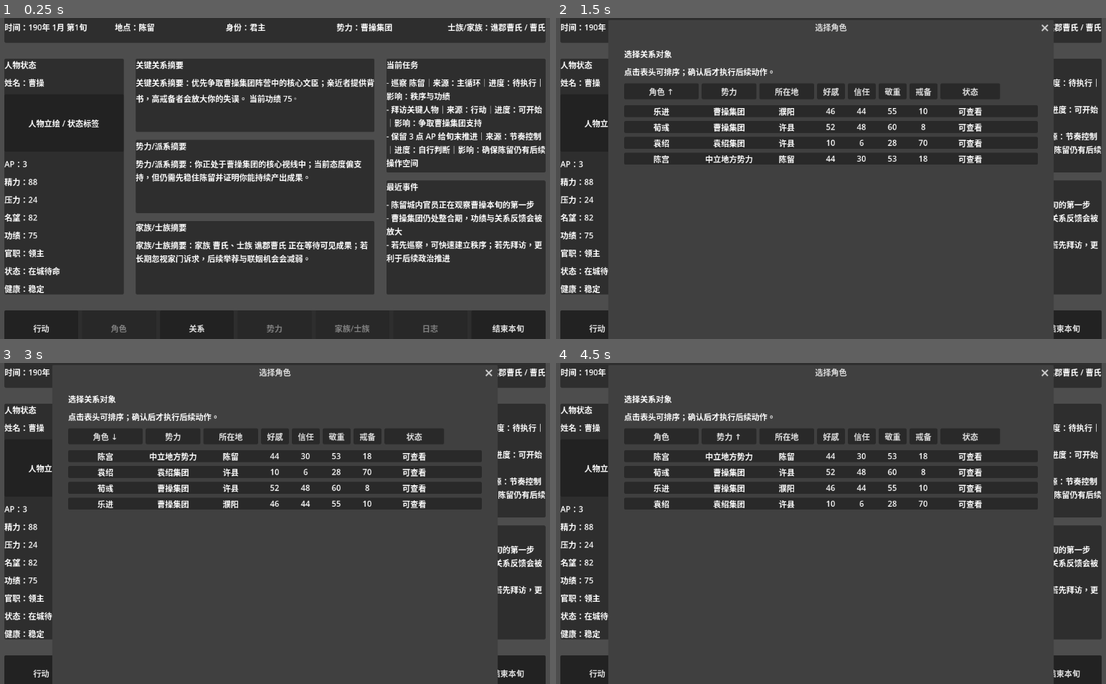
Above: before the commit, frames 1-4 (two rows, left to right).
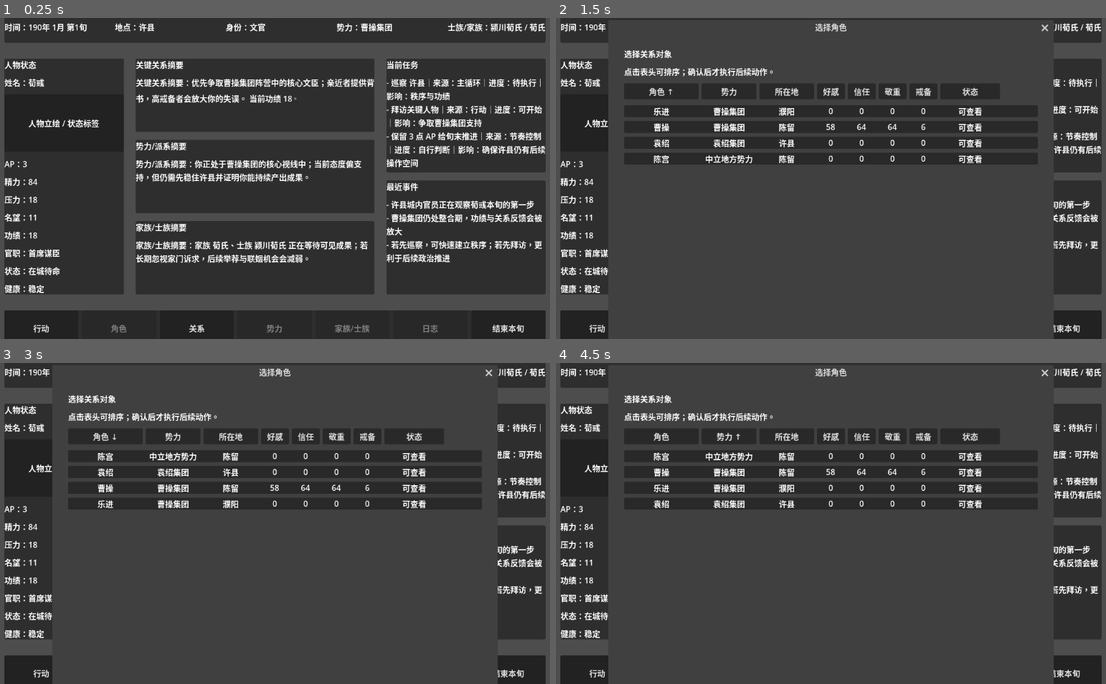
Above: after the commit, the same moments.

Repository: brand6/three-kingdoms-simulator
Game: Godot game, scene res://scenes/main/MainScene.tscn
Two runs of this game, one before a commit and one after it. Both use one fixed random seed, a clock stepped at 60 frames per second and the inputs below.
Inputs:
- Up to frame 1 (0.25 s): no input
- Up to frame 2 (1.5 s): click "行动" at 0.5 s; click "关系" at 1.25 s
- Up to frame 3 (3 s): click "结束本旬" at 2 s; click "角色 ↑" at 2.75 s
- Up to frame 4 (4.5 s): click "角色 ↓" at 3.5 s; click "势力" at 4.25 s

The runs differ from the first frame. In frame 1, 0.8% of the frame differs, in the area x 5-98%, y 1-75%; in frame 2, 0.7%; in frame 3, 0.7%; in frame 4, 0.7%.

Commit message:
feat(02.1-04): load phase 2.1 resources into session bootstrap

Diff:
--- a/three-kingdoms-simulator/scripts/autoload/DataRepository.gd
+++ b/three-kingdoms-simulator/scripts/autoload/DataRepository.gd
@@ -2,12 +2,18 @@
 
 const RUNTIME_RELATION_STATE_SCRIPT := preload("res://scripts/runtime/RuntimeRelationState.gd")
 const GAME_SESSION_SCRIPT := preload("res://scripts/runtime/GameSession.gd")
+const PLAYER_CAREER_STATE_SCRIPT := preload("res://scripts/runtime/PlayerCareerState.gd")
 
 const PHASE1_SCENARIO_ID := "scenario_190_smoke"
 
 var _loader := JsonDefinitionLoader.new()
 var _repository := ScenarioRepository.new()
 var _is_loaded: bool = false
+var _offices_by_id: Dictionary = {}
+var _task_templates_by_id: Dictionary = {}
+var _task_pool_rules_by_id: Dictionary = {}
+var _promotion_rules_by_id: Dictionary = {}
+var _setup_patches_by_id: Dictionary = {}
 
 
 func load_phase1_smoke_sample() -> void:
@@ -20,6 +26,7 @@
 		return
 
 	_repository.ingest_dataset(dataset)
+	_load_phase21_resources()
 	_is_loaded = true
 
 
@@ -37,6 +44,45 @@
 
 func get_city(id: String) -> Variant:
 	return _repository.get_city(id)
+
+
+func get_office(id: String) -> Variant:
+	return _offices_by_id.get(id)
+
+
+func get_task_template(id: String) -> Variant:
+	return _task_templates_by_id.get(id)
+
+
+func get_task_pool_rule(id: String) -> Variant:
+	return _task_pool_rules_by_id.get(id)
+
+
+func get_promotion_rule(id: String) -> Variant:
+	return _promotion_rules_by_id.get(id)
+
+
+func get_setup_patch(id: String) -> Variant:
+	return _setup_patches_by_id.get(id)
+
+
+func get_setup_patch_for_scenario(scenario_id: String) -> Variant:
+	for patch in _setup_patches_by_id.values():
+		if patch != null and str(patch.scenario_id) == scenario_id:
+			return patch
+	return null
+
+
+func get_task_templates() -> Array:
+	return _task_templates_by_id.values()
+
+
+func get_task_pool_rules() -> Array:
+	return _task_pool_rules_by_id.values()
+
+
+func get_promotion_rules() -> Array:
+	return _promotion_rules_by_id.values()
 
 
 func get_characters_in_city(city_id: String) -> Array[CharacterDefinition]:
@@ -69,7 +115,11 @@
 	load_phase1_smoke_sample()
 
 	var scenario := get_scenario(scenario_id) as ScenarioDefinition
-	var protagonist := get_character(protagonist_id) as CharacterDefinition
+	var setup_patch = get_setup_patch_for_scenario(scenario_id)
+	var effective_protagonist_id := protagonist_id
+	if setup_patch != null and not str(setup_patch.default_player_character_id).is_empty():
+		effective_protagonist_id = str(setup_patch.default_player_character_id)
+	var protagonist := get_character(effective_protagonist_id) as CharacterDefinition
 	if scenario == null or protagonist == null:
 		push_error("Unable to bootstrap session for scenario=%s protagonist=%s" % [scenario_id, protagonist_id])
 		return null
@@ -80,17 +130,107 @@
 	session.current_month = scenario.start_month
 	session.current_xun = scenario.start_xun
 	session.protagonist_id = protagonist.id
+	session.vacancy_states = {
+		"vacancy_congshi": true,
+		"vacancy_zhubu": true,
+		"vacancy_central_aide": true,
+	}
+	var patched_city_id := protagonist.city_id
+	var patched_merit := int(protagonist.reputation_values.get("merit", 0))
+	var patched_fame := int(protagonist.reputation_values.get("fame", 0))
+	var patched_trust := 0
+	var patched_office_id := protagonist.office_id
+	var patched_flags: Array[String] = []
+	if setup_patch != null and str(setup_patch.default_player_character_id) == protagonist.id:
+		patched_city_id = str(setup_patch.start_city_id)
+		patched_merit = int(setup_patch.start_merit)
+		patched_fame = int(setup_patch.start_fame)
+		patched_trust = int(setup_patch.start_trust)
+		patched_office_id = str(setup_patch.start_office_id)
+		patched_flags = Array(setup_patch.start_flags).duplicate()
 	session.set_character_state(
 		protagonist.id,
 		RuntimeCharacterState.from_definition(
 			protagonist.id,
-			protagonist.city_id,
+			patched_city_id,
 			protagonist.status_values.duplicate(true),
-			protagonist.reputation_values.duplicate(true)
+			{
+				"fame": patched_fame,
+				"merit": patched_merit,
+				"loyalty": protagonist.reputation_values.get("loyalty", 0),
+				"honor": protagonist.reputation_values.get("honor", 0),
+				"infamy": protagonist.reputation_values.get("infamy", 0),
+			},
+			patched_trust
 		)
 	)
+	var office = get_office(patched_office_id)
+	session.player_career_state = PLAYER_CAREER_STATE_SCRIPT.create(
+		protagonist.id,
+		patched_office_id,
+		int(office.tier if office != null else 0),
+		patched_merit,
+		patched_fame,
+		patched_trust,
+		0,
+		[],
+		null,
+		Array(office.unlock_task_tags).duplicate() if office != null else [],
+		patched_flags
+	)
 	_seed_phase2_relations(session)
+	_apply_setup_patch_relations(session, setup_patch)
 	return session
+
+
+func _load_phase21_resources() -> void:
+	_offices_by_id = _load_resources_by_id("res://data/offices")
+	_promotion_rules_by_id = _load_resources_by_id("res://data/office_rules")
+	_task_templates_by_id = _load_resources_by_id("res://data/tasks")
+	_task_pool_rules_by_id = _load_resources_by_id("res://data/task_rules")
+	_setup_patches_by_id = _load_resources_by_id("res://data/scenario_patches")
+
+
+func _load_resources_by_id(dir_path: String) -> Dictionary:
+	var resources_by_id: Dictionary = {}
+	var dir := DirAccess.open(dir_path)
+	if dir == null:
+		return resources_by_id
+	dir.list_dir_begin()
+	var file_name := dir.get_next()
+	while not file_name.is_empty():
+		if not dir.current_is_dir() and file_name.ends_with(".tres"):
+			var resource = ResourceLoader.load("%s/%s" % [dir_path, file_name])
+			if resource != null and str(resource.get("id")) != "":
+				resources_by_id[str(resource.get("id"))] = resource
+		file_name = dir.get_next()
+	dir.list_dir_end()
+	return resources_by_id
+
+
+func _apply_setup_patch_relations(session: GameSession, setup_patch: Variant) -> void:
+	if setup_patch == null:
+		return
+	for override in setup_patch.start_relation_overrides:
+		var source_id := str(override.get("source_character_id", ""))
+		var target_id := str(override.get("target_character_id", ""))
+		if source_id.is_empty() or target_id.is_empty():
+			continue
+		var key := _build_relation_key(source_id, target_id)
+		var relation_state = session.get_relation_state(key)
+		if relation_state == null:
+			relation_state = RUNTIME_RELATION_STATE_SCRIPT.create(source_id, target_id, 0, 0, 0, 0, 0)
+			session.set_relation_state(key, relation_state)
+		if override.has("favor"):
+			relation_state.favor = int(override.get("favor", relation_state.favor))
+		if override.has("trust"):
+			relation_state.trust = int(override.get("trust", relation_state.trust))
+		if override.has("respect"):
+			relation_state.respect = int(override.get("respect", relation_state.respect))
+		if override.has("vigilance"):
+			relation_state.vigilance = int(override.get("vigilance", relation_state.vigilance))
+		if override.has("obligation"):
+			relation_state.obligation = int(override.get("obligation", relation_state.obligation))
 
 
 func _seed_phase2_relations(session: GameSession) -> void:
--- a/three-kingdoms-simulator/scripts/data/definitions/ScenarioDefinition.gd
+++ b/three-kingdoms-simulator/scripts/data/definitions/ScenarioDefinition.gd
@@ -11,6 +11,9 @@
 var city_ids: Array[String] = []
 var faction_ids: Array[String] = []
 var character_ids: Array[String] = []
+var default_player_character_id: String = ""
+var available_office_ids: Array[String] = []
+var available_task_template_ids: Array[String] = []
 
 
 static func from_dictionary(data: Dictionary) -> ScenarioDefinition:
@@ -25,6 +28,9 @@
 	definition.city_ids = _to_string_array(data.get("city_ids", []))
 	definition.faction_ids = _to_string_array(data.get("faction_ids", []))
 	definition.character_ids = _to_string_array(data.get("character_ids", []))
+	definition.default_player_character_id = str(data.get("default_player_character_id", ""))
+	definition.available_office_ids = _to_string_array(data.get("available_office_ids", []))
+	definition.available_task_template_ids = _to_string_array(data.get("available_task_template_ids", []))
 	return definition
 
 
--- a/three-kingdoms-simulator/scripts/runtime/GameSession.gd
+++ b/three-kingdoms-simulator/scripts/runtime/GameSession.gd
@@ -12,6 +12,12 @@
 var relation_states: Dictionary = {}
 var current_xun_action_history: Array = []
 var latest_xun_summary: Variant = null
+var player_career_state = null
+var current_month_task = null
+var pending_month_task_candidates: Array = []
+var last_month_evaluation = null
+var month_action_locked: bool = false
+var vacancy_states: Dictionary = {}
 
 
 func set_character_state(character_id: String, state: RuntimeCharacterState) -> void:
--- a/three-kingdoms-simulator/scripts/runtime/RuntimeCharacterState.gd
+++ b/three-kingdoms-simulator/scripts/runtime/RuntimeCharacterState.gd
@@ -7,6 +7,7 @@
 var stress: int = 0
 var fame: int = 0
 var merit: int = 0
+var trust: int = 0
 var loyalty: int = 0
 var honor: int = 0
 var infamy: int = 0
@@ -17,7 +18,7 @@
 var governance_exp: int = 0
 
 
-static func from_definition(character_id_value: String, city_id: String, status_values: Dictionary, reputation_values: Dictionary) -> RuntimeCharacterState:
+static func from_definition(character_id_value: String, city_id: String, status_values: Dictionary, reputation_values: Dictionary, trust_value: int = 0) -> RuntimeCharacterState:
 	var state := RuntimeCharacterState.new()
 	state.character_id = character_id_value
 	state.ap = int(status_values.get("ap", 0))
@@ -25,6 +26,7 @@
 	state.stress = int(status_values.get("stress", 0))
 	state.fame = int(reputation_values.get("fame", 0))
 	state.merit = int(reputation_values.get("merit", 0))
+	state.trust = trust_value
 	state.loyalty = int(reputation_values.get("loyalty", 0))
 	state.honor = int(reputation_values.get("honor", 0))
 	state.infamy = int(reputation_values.get("infamy", 0))
